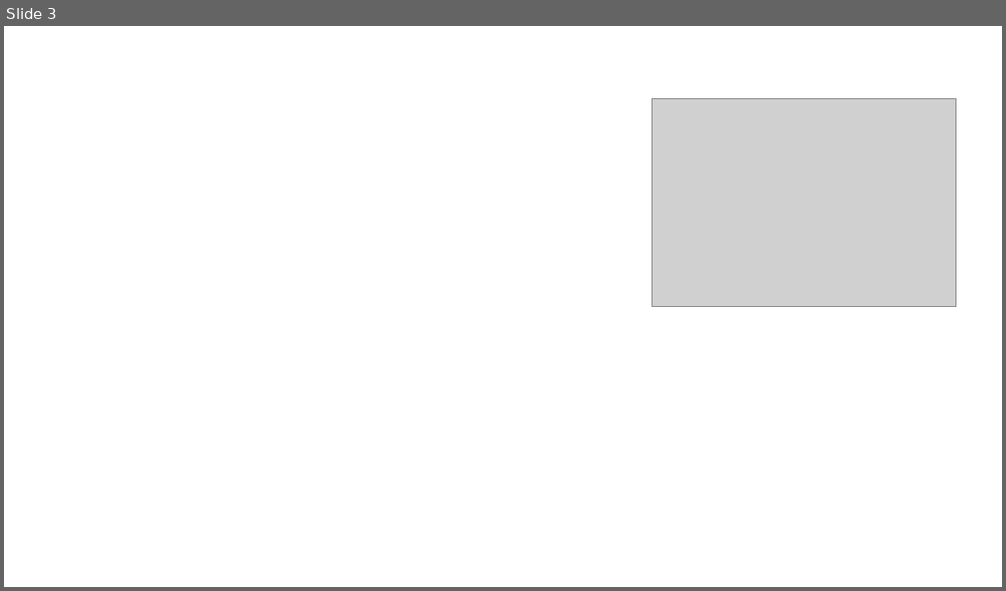
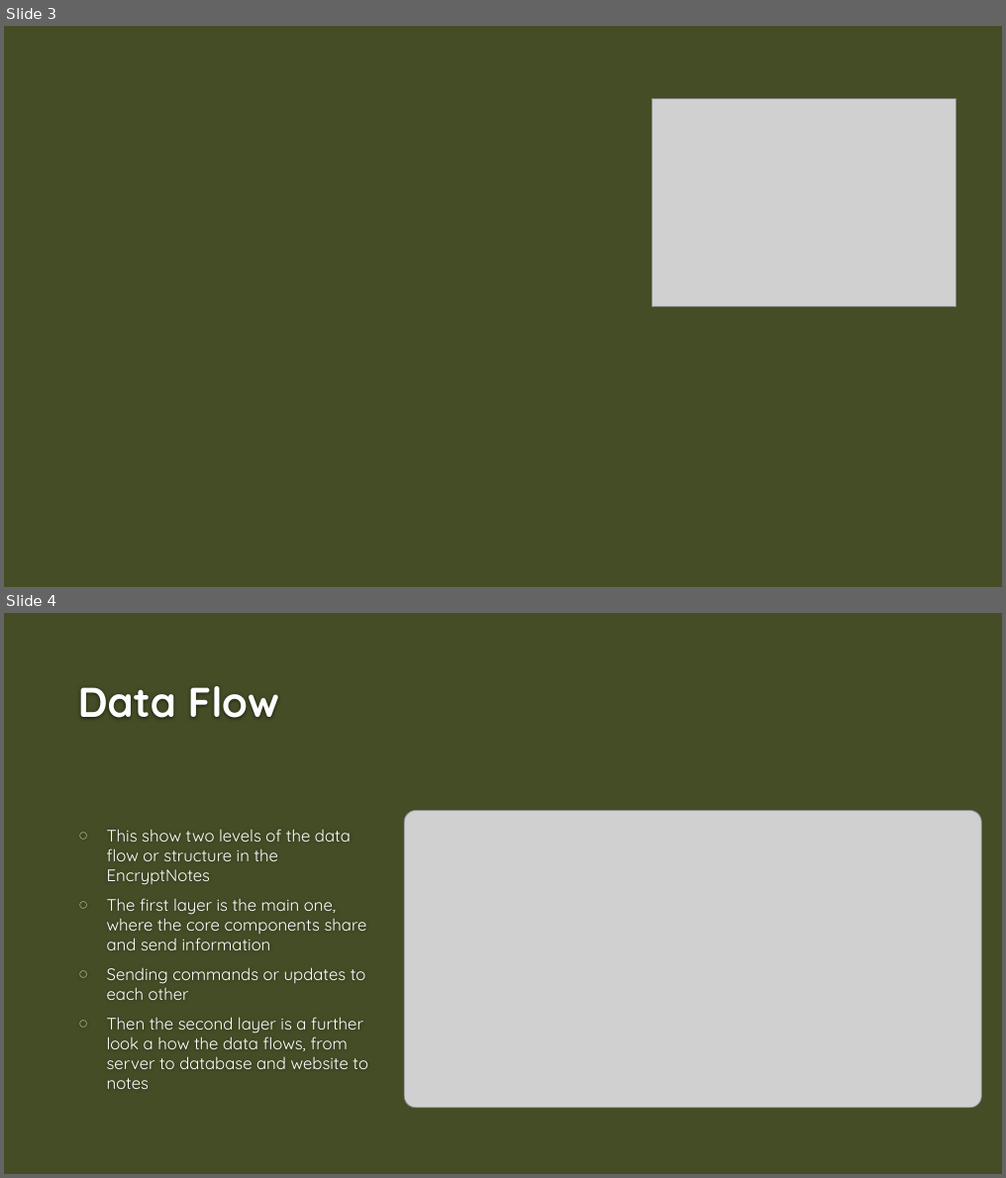
Before and after one commit to Dwaddle26/EncryptNotes, a slide deck: Phase 3 Documentation/Team_2_Presentation_3.pptx. Shown one above the other, each under a label of ours: slide 3 before the commit, slides 3 and 4 after it. The pictures are 1006x591 and 1006x1178 pixels, drawn with LibreOffice and Linux fonts; fonts in the diff are those of the drawing; grey boxes stand for pictures; background and template pictures are left out. Boxes give left, top, right and bottom in pixels: in the first picture for what was removed or moved away, otherwise in the second. Text is boxed around its words. In the diff, an @@ line names an element or a change of style, - is before the commit and + after.

Commit message:
Further Completed Documents
Didn't fully complete everything, mainly the DFD, ERD, and a bit of the Use Case. The ERD can very much be improved but the DFD should be very much serviceable. The Presentation still is missing a bit and the use case is still missing the explanation of the use case.

```diff
--- a/Phase 3 Documentation/Team_2_Presentation_3.pptx
+++ b/Phase 3 Documentation/Team_2_Presentation_3.pptx
@@ slide 4 added at [4,613,1002,1174], background #444D26 @@
@@ title added at [78,686,280,718], 40 pt, text #FEFEFE, bold @@
+Data Flow
@@ picture added at [405,811,982,1108] @@
@@ text added at [107,829,368,1089], 16 pt, text #FFFFFF @@
+○ This show two levels of the data flow or structure in the EncryptNotes
+○ The first layer is the main one, where the core components share and send information
+○ Sending commands or updates to each other
+○ Then the second layer is a further look a how the data flows, from server to database and website to notes
@@ slide 3 changed as well @@
@@ background #FFFFFF to #444D26 @@
```
Also in this commit, not shown: 2 other slides changed, 3 other slides added, 7 slides removed, 7 other files.
